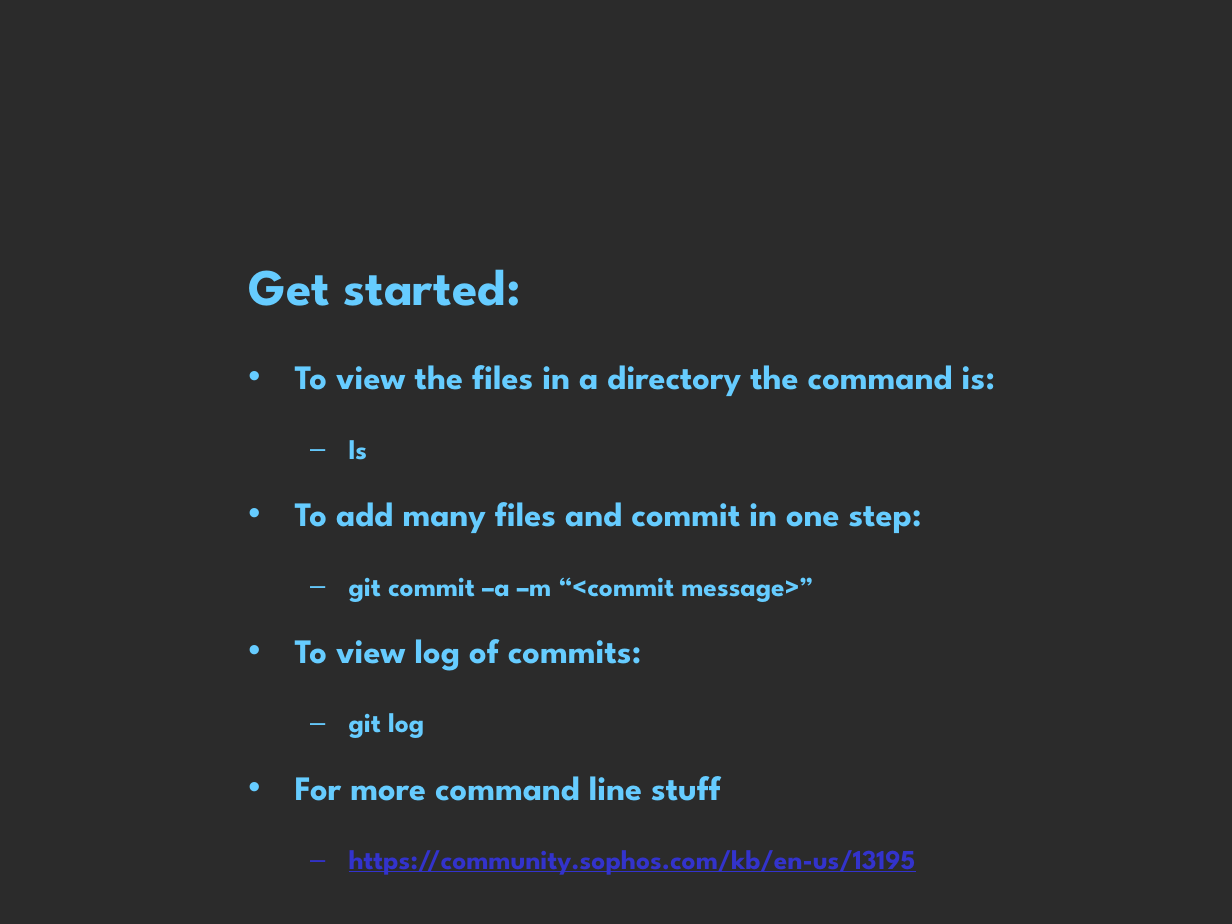
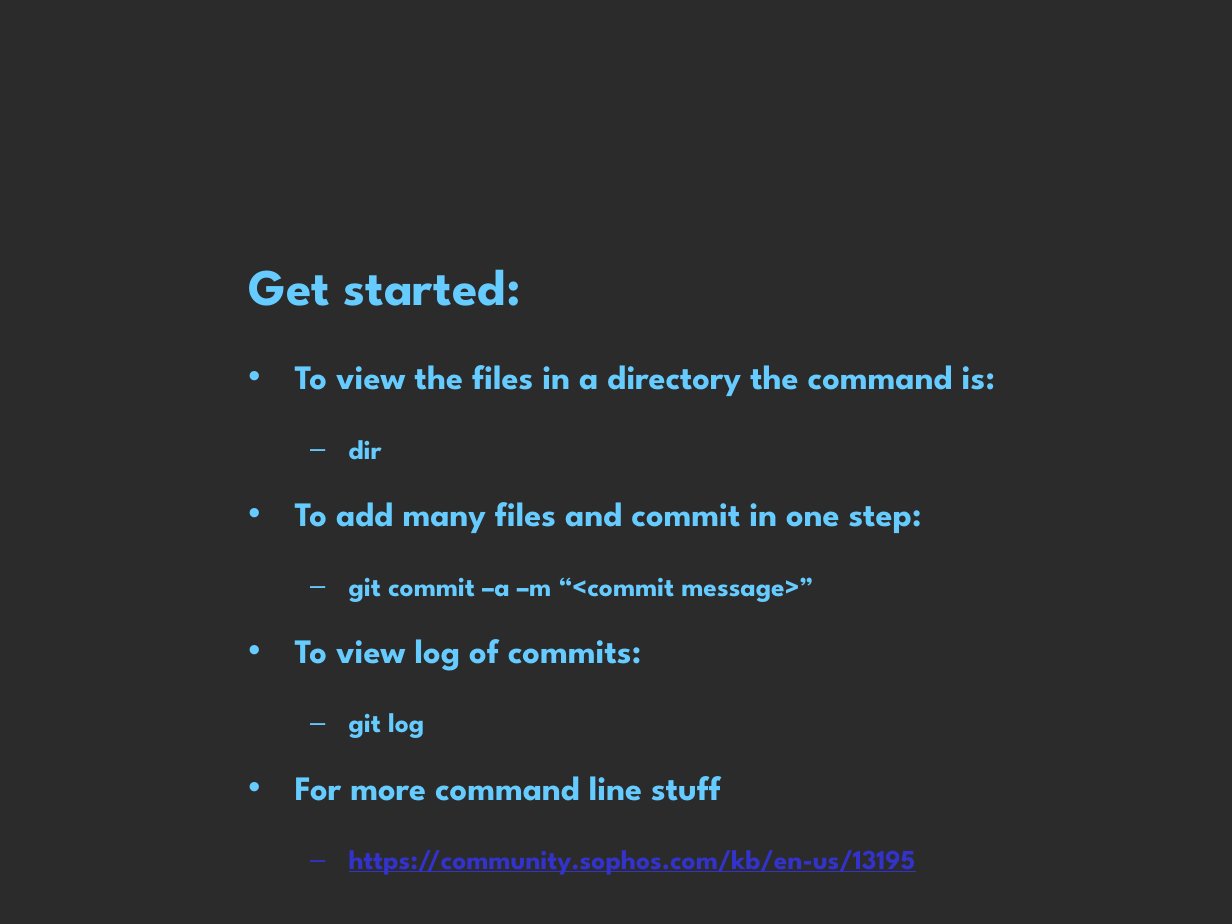
Before and after one commit to Barstad/Auto-BAHN, a slide deck: slide 6 of git_intro.pptx. Drawn at 1232x924 pixels with LibreOffice and Linux fonts; fonts in the diff are those of the drawing; background and template pictures are left out; a plain dark background stands for a picture behind light text. Boxes give left, top, right and bottom in pixels: in the first picture for what was removed or moved away, otherwise in the second. Text is boxed around its words. In the diff, an @@ line names an element or a change of style, - is before the commit and + after.

Commit message:
Fixed error in git_intro.pptx

```diff
--- a/git_intro.pptx
+++ b/git_intro.pptx
@@ text at bbox=[349, 440, 382, 460]: text changed @@
-  – ls
+  – dir
```
